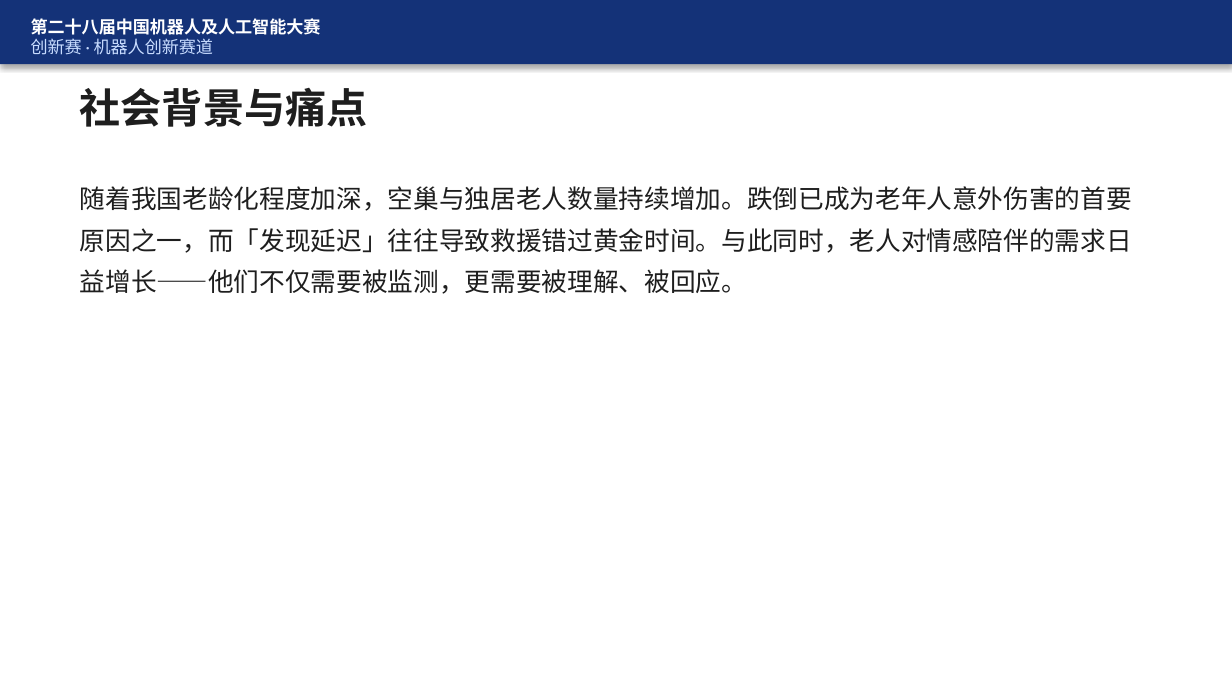
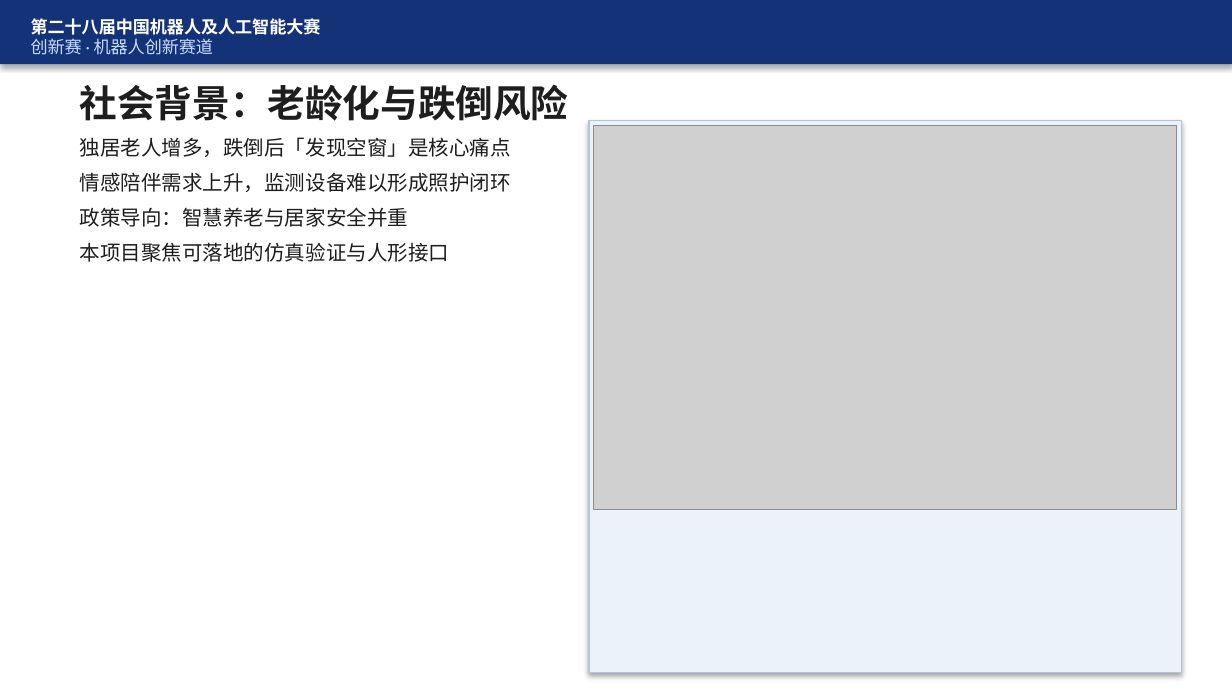
Before and after one commit to FBB123571/ElderCare-Humanoid-Platform, a slide deck: slide 5 of docs/答辩_CareCompanion.pptx (slide 4 before the commit). Drawn at 1232x693 pixels with LibreOffice and Linux fonts; fonts in the diff are those of the drawing; grey boxes stand for pictures. Boxes give left, top, right and bottom in pixels: in the first picture for what was removed or moved away, otherwise in the second. Text is boxed around its words. In the diff, an @@ line names an element or a change of style, - is before the commit and + after.

```diff
--- a/docs/答辩_CareCompanion.pptx
+++ b/docs/答辩_CareCompanion.pptx
@@ text at box(80, 84, 569, 121): text changed; size 24 to 22 pt @@
-社会背景与痛点
+社会背景：老龄化与跌倒风险
@@ text at box(80, 137, 511, 262): text changed; size 15 to 12 pt @@
-随着我国老龄化程度加深，空巢与独居老人数量持续增加。跌倒已成为老年人意外伤害的首要原因之一，而「发现延迟」往往导致救援错过黄金时间。与此同时，老人对情感陪伴的需求日益增长——他们不仅需要被监测，更需要被理解、被回应。
+独居老人增多，跌倒后「发现空窗」是核心痛点
+情感陪伴需求上升，监测设备难以形成照护闭环
+政策导向：智慧养老与居家安全并重
+本项目聚焦可落地的仿真验证与人形接口
@@ rectangle added at box(589, 121, 1181, 673), fill #EBF2FA, outline #B4C3DC 0.75 pt @@
@@ picture added at box(594, 126, 1177, 510) @@
```
Also in this commit, not shown: 20 other slides changed, 4 slides added, 2 slides removed, 16 other files.
